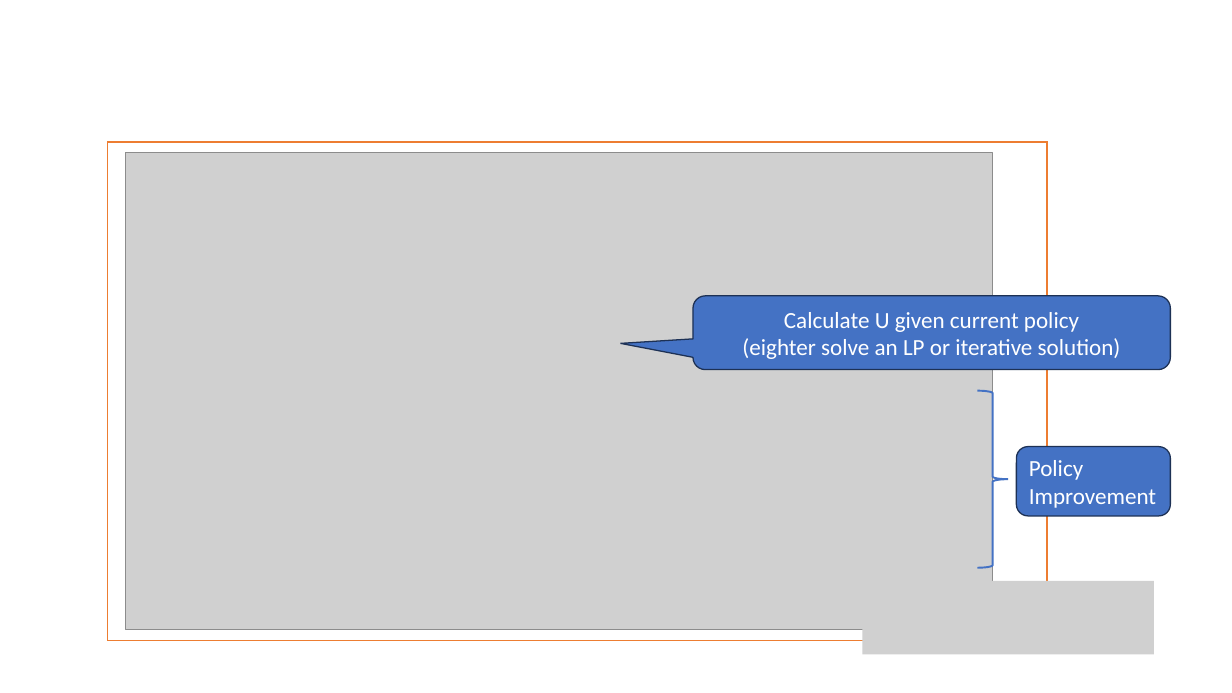
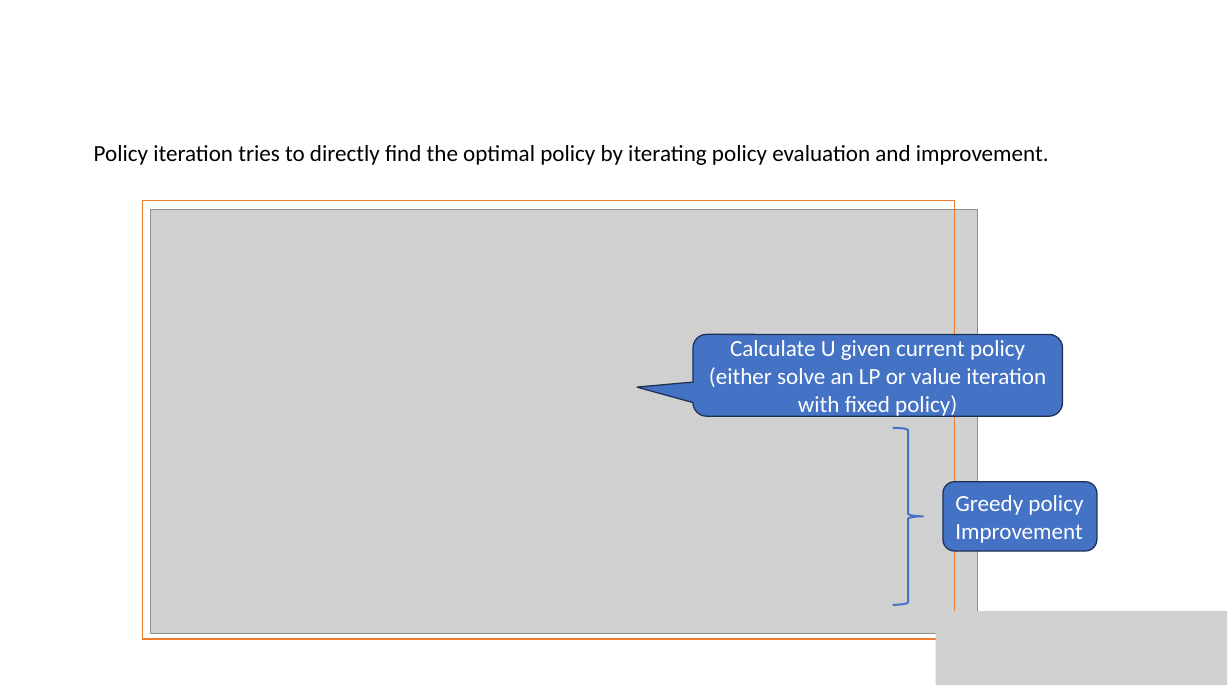
Before and after one commit to mhahsler/CS7320-AI, a slide deck: slide 10 of slides/22_Reinforcement_Learning.pptx (slide 9 before the commit). Drawn at 1232x693 pixels with LibreOffice and Linux fonts; fonts in the diff are those of the drawing; grey boxes stand for pictures. Boxes give left, top, right and bottom in pixels: in the first picture for what was removed or moved away, otherwise in the second. Text is boxed around its words. In the diff, an @@ line names an element or a change of style, - is before the commit and + after.

```diff
--- a/slides/22_Reinforcement_Learning.pptx
+++ b/slides/22_Reinforcement_Learning.pptx
@@ text added at bbox=[94, 145, 1049, 165], 18 pt, text #000000 @@
+Policy iteration tries to directly find the optimal policy by iterating policy evaluation and improvement.
@@ rectangle: place and size @@
-rectangle at bbox=[108, 142, 1048, 641]
+rectangle at bbox=[142, 201, 955, 640]
@@ rectangle at bbox=[142, 201, 955, 640]: fill #FFFFFF to none @@
@@ picture: place and size @@
-picture at bbox=[126, 152, 993, 629]
+picture at bbox=[151, 210, 978, 634]
@@ rounded speech box "Calculate U given current policy ...": place and size @@
-rounded speech box "Calculate U given current policy ..." at bbox=[693, 296, 1171, 370]
+rounded speech box "Calculate U given current policy ..." at bbox=[693, 335, 1063, 417]
@@ text in rounded speech box at bbox=[709, 340, 1046, 418]: text changed @@
-Calculate U given current policy
-(eighter solve an LP or iterative solution)
+Calculate U given current policy
+(either solve an LP or value iteration with fixed policy)
@@ right brace: place and size @@
-right brace at bbox=[978, 391, 1008, 568]
+right brace at bbox=[893, 428, 923, 605]
@@ rounded rectangle "Greedy policy": place and size @@
-rounded rectangle "Greedy policy" at bbox=[1017, 446, 1171, 516]
+rounded rectangle "Greedy policy" at bbox=[944, 482, 1098, 551]
@@ text in rounded rectangle at bbox=[955, 495, 1083, 515]: text changed @@
-Policy
+Greedy policy
@@ picture: place and size @@
-picture at bbox=[862, 581, 1154, 655]
+picture at bbox=[936, 611, 1228, 685]
```
Also in this commit, not shown: 6 other slides changed, 1 slide added, 3 other files.
